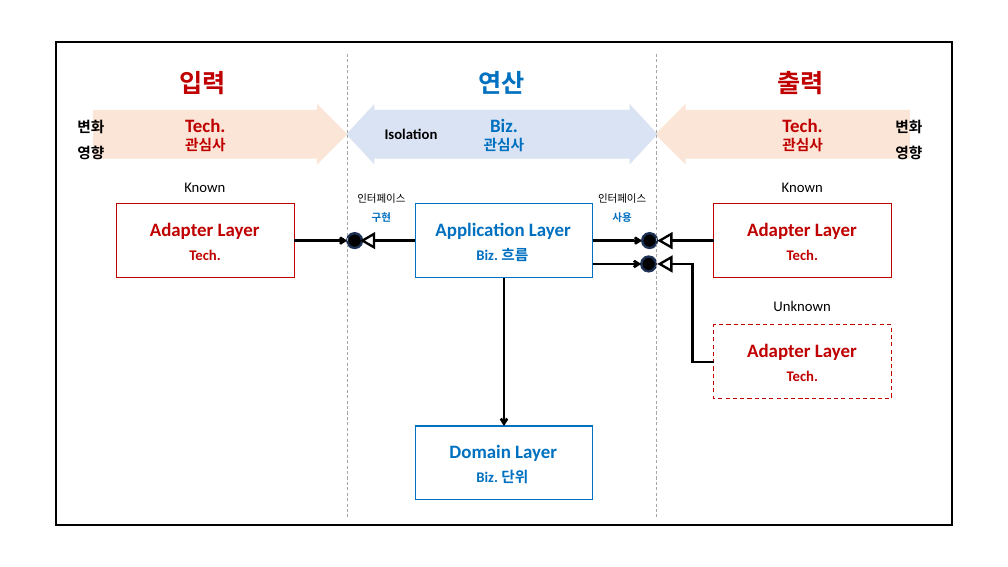
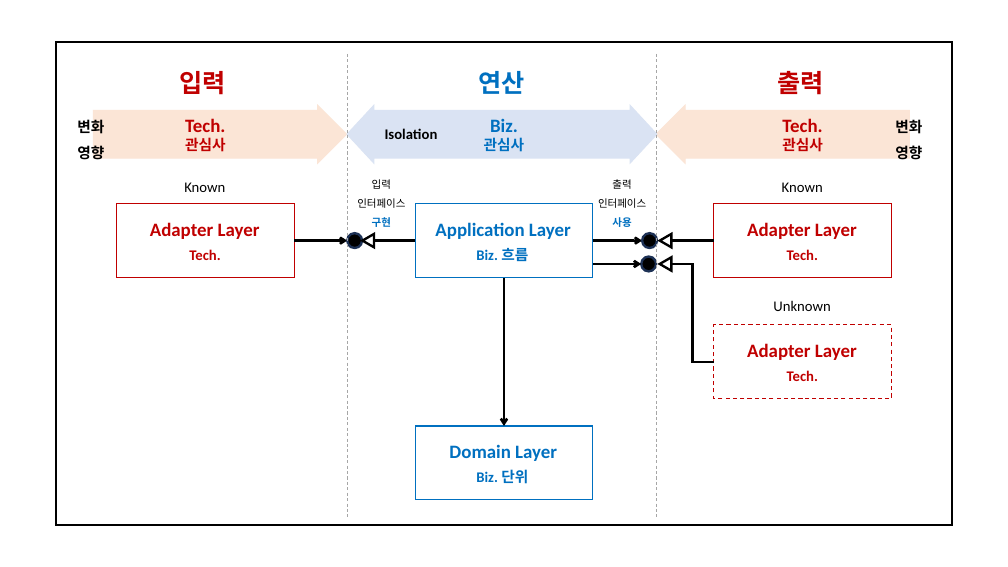
Before and after one commit to hhko/beyondcode, a slide deck: slide 11 of README.pptx. Drawn at 1008x567 pixels with LibreOffice and Linux fonts; fonts in the diff are those of the drawing. Boxes give left, top, right and bottom in pixels: in the first picture for what was removed or moved away, otherwise in the second. Text is boxed around its words. In the diff, an @@ line names an element or a change of style, - is before the commit and + after.

Commit message:
fix: 누락된 ppt 추가

```diff
--- a/README.pptx
+++ b/README.pptx
@@ text "입력": place and size @@
-text "입력" at [357,193,405,222]
+text "입력" at [357,179,405,227]
@@ text at [372,179,391,189]: paragraph added @@
+입력
@@ text "출력": place and size @@
-text "출력" at [598,193,646,222]
+text "출력" at [598,179,646,227]
@@ text at [612,179,631,189]: paragraph added @@
+출력
```
